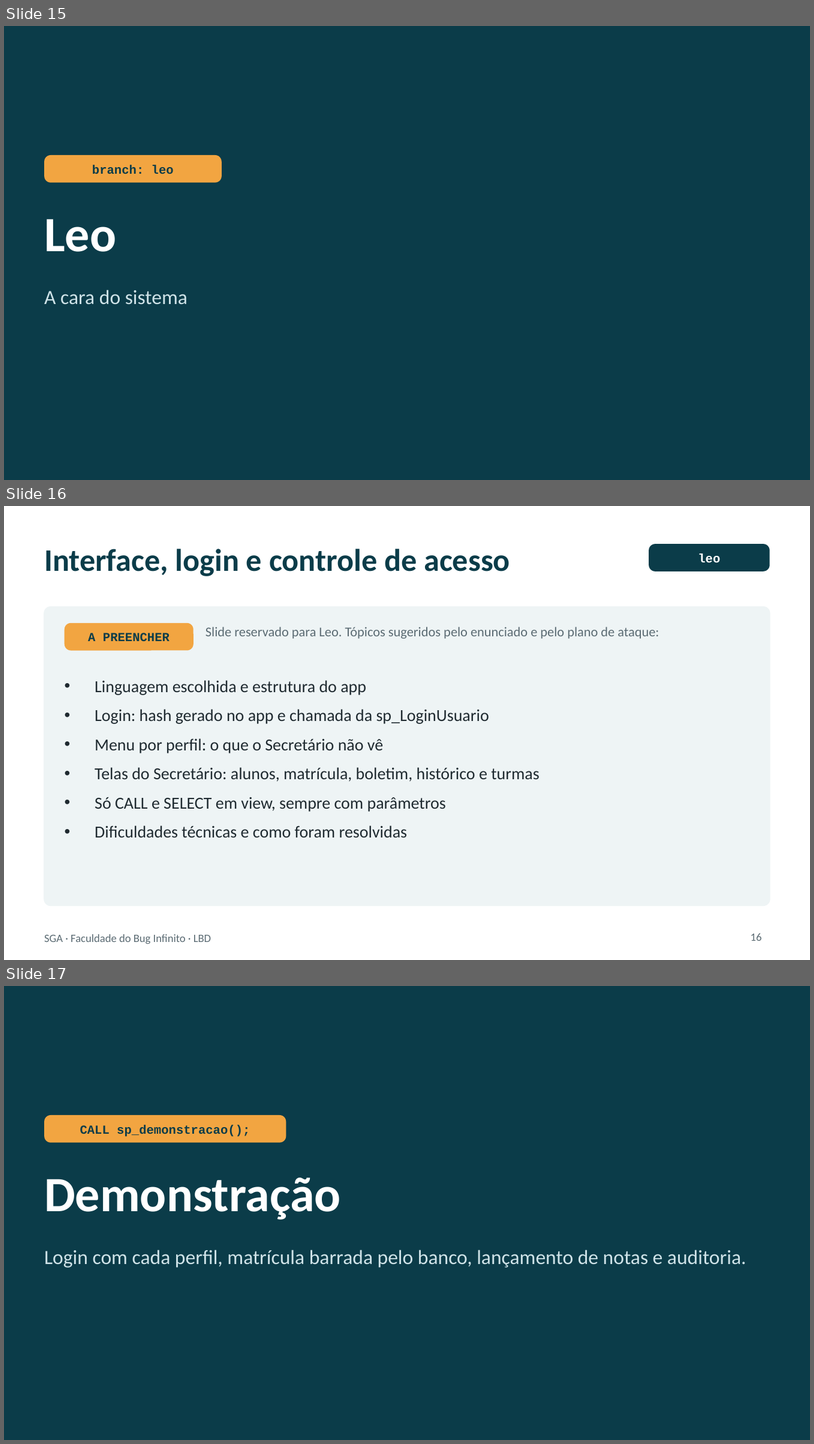
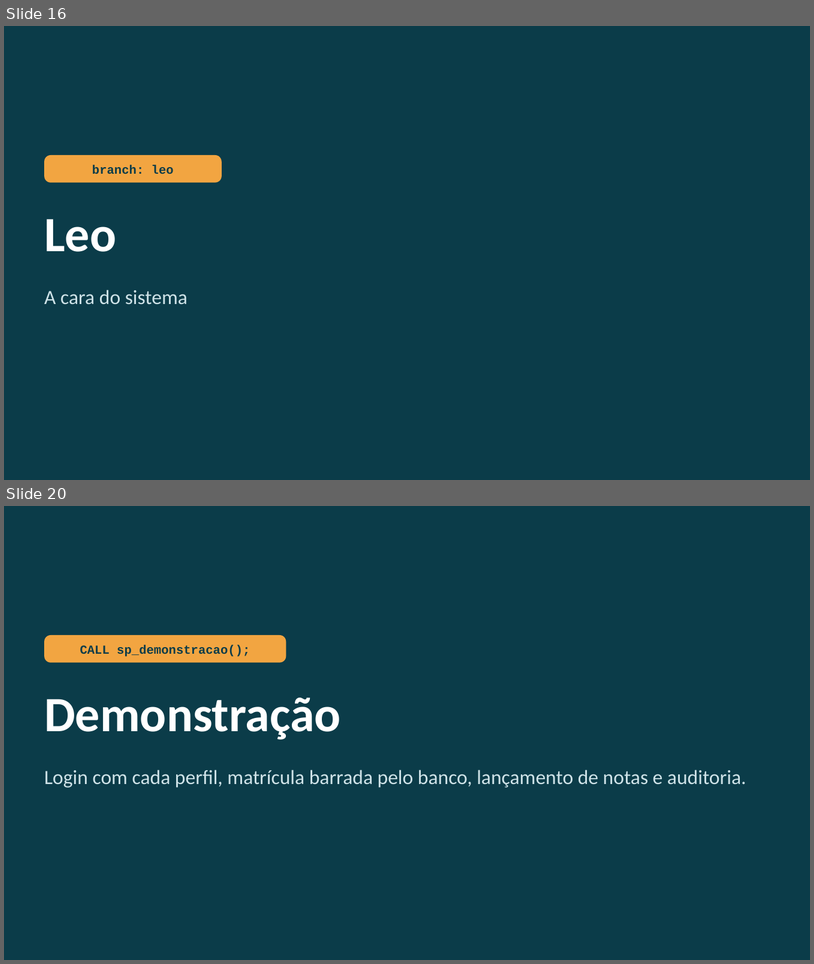
Before and after one commit to Diego-sfrr/AtividadeAvaliativaPOO, a slide deck: apresentacao/SGA_apresentacao.pptx. Shown one above the other, each under a label of ours: slides 15, 16 and 17 before the commit, slides 16 and 20 after it; the slides between them are not shown. The pictures are 814x1444 and 814x964 pixels, drawn with LibreOffice and Linux fonts; fonts in the diff are those of the drawing. Boxes give left, top, right and bottom in pixels: in the first picture for what was removed or moved away, otherwise in the second. Text is boxed around its words. In the diff, an @@ line names an element or a change of style, - is before the commit and + after.

```diff
--- a/apresentacao/SGA_apresentacao.pptx
+++ b/apresentacao/SGA_apresentacao.pptx
@@ slide 16 removed at (4,506,810,960), background #FFFFFF @@
@@ text removed at (44,549,510,576) @@
-Interface, login e controle de acesso
@@ rounded rectangle removed at (649,544,770,571) @@
-leo
@@ rounded rectangle removed at (44,607,770,905) @@
@@ rounded rectangle removed at (65,623,194,651) @@
-A PREENCHER
@@ text removed at (206,627,659,639) @@
-Slide reservado para Leo. Tópicos sugeridos pelo enunciado e pelo plano de ataque:
@@ text removed at (95,680,539,837) @@
-• Linguagem escolhida e estrutura do app
-• Login: hash gerado no app e chamada da sp_LoginUsuario
-• Menu por perfil: o que o Secretário não vê
-• Telas do Secretário: alunos, matrícula, boletim, histórico e turmas
-• Só CALL e SELECT em view, sempre com parâmetros
-• Dificuldades técnicas e como foram resolvidas
@@ text removed at (44,934,211,943) @@
-SGA · Faculdade do Bug Infinito · LBD
@@ page number removed at (751,933,762,940) @@
-16
@@ what was slide 15 is now slide 16 @@
@@ what was slide 17 is now slide 20 @@
```
Also in this commit, not shown: 10 slides changed, 5 slides added, 1 other slide removed, 4 other files.
